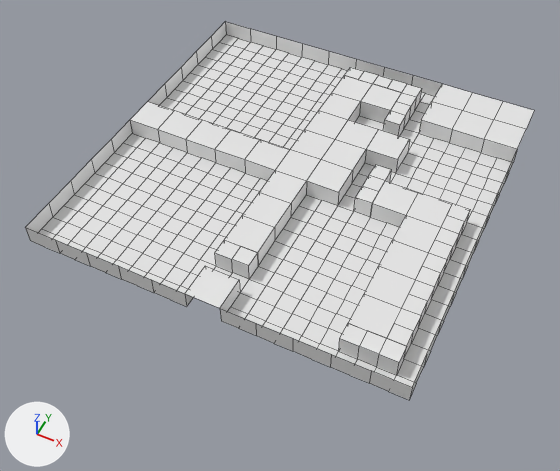
What one commit did to the Blender file office - Copy/Assets/level.blend.
Rendered twice from a 50 mm camera at (6.3, -13.68, 14.04) aimed at (-0.66, 0.24, -3.37). Arrows for +X, +Y and +Z are at lower left; the lights stay in place. Mesh edges are drawn as thin lines.
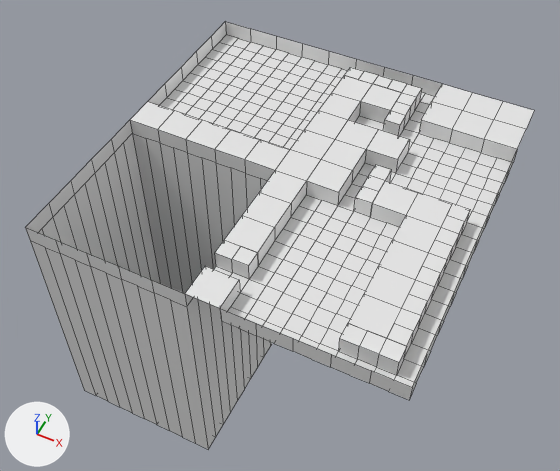
What changed in the scene script:
```text
Change me_plane:
    used by ob_plane; location = (0.0, 0.0, 0.0)
    remove me_plane.from_pydata(...)  # 620 vertices, 550 faces; spans x -5.0..5.0, y -5.0..5.0, z -0.53..0.0
    add me_plane.from_pydata(...)  # 660 vertices, 590 faces; spans x -5.0..5.0, y -5.0..5.0, z -7.66..0.0
    me_plane part 1
    81 vertices are removed from x -4.55..-0.91, y -4.55..-0.91, z -0.5
    100 faces are deleted
    40 new vertices lie (0.0, 0.0, -7.16) away from vertices in x -5.0..-0.45, y -5.0..-0.45, z -0.5
    9 new vertices lie (0.0, -0.46, 0.0) away from vertices in x -4.55..-0.91, y -0.45, z -7.66
    9 new vertices lie (0.0, -0.45, 0.0) away from vertices in x -4.55..-0.91, y -0.91, z -7.66
    9 new vertices lie (0.0, -0.46, 0.0) away from vertices in x -4.55..-0.91, y -1.36, z -7.66
    9 new vertices lie (0.0, -0.45, 0.0) away from vertices in x -4.55..-0.91, y -1.82, z -7.66
    9 new vertices lie (0.0, -0.46, 0.0) away from vertices in x -4.55..-0.91, y -2.27, z -7.66
    9 new vertices lie (0.0, -0.45, 0.0) away from vertices in x -4.55..-0.91, y -2.73, z -7.66
    9 new vertices lie (0.0, -0.46, 0.0) away from vertices in x -4.55..-0.91, y -3.18, z -7.66
    9 new vertices lie (0.0, -0.45, 0.0) away from vertices in x -4.55..-0.91, y -3.64, z -7.66
    9 new vertices lie (0.0, -0.46, 0.0) away from vertices in x -4.55..-0.91, y -4.09, z -7.66
    140 new faces join them
```

Where the change shows, as pixel boxes (x1, y1, x2, y2) in the pictures (560 x 471 px; the box of a moved part takes in the faces that stretch with it):
'Plane', reshaped (13% taller): before (25, 22, 534, 400); after (25, 22, 534, 449)
part 1 of me_plane, moved or reshaped: before (38, 134, 267, 293); after (30, 134, 272, 449)
